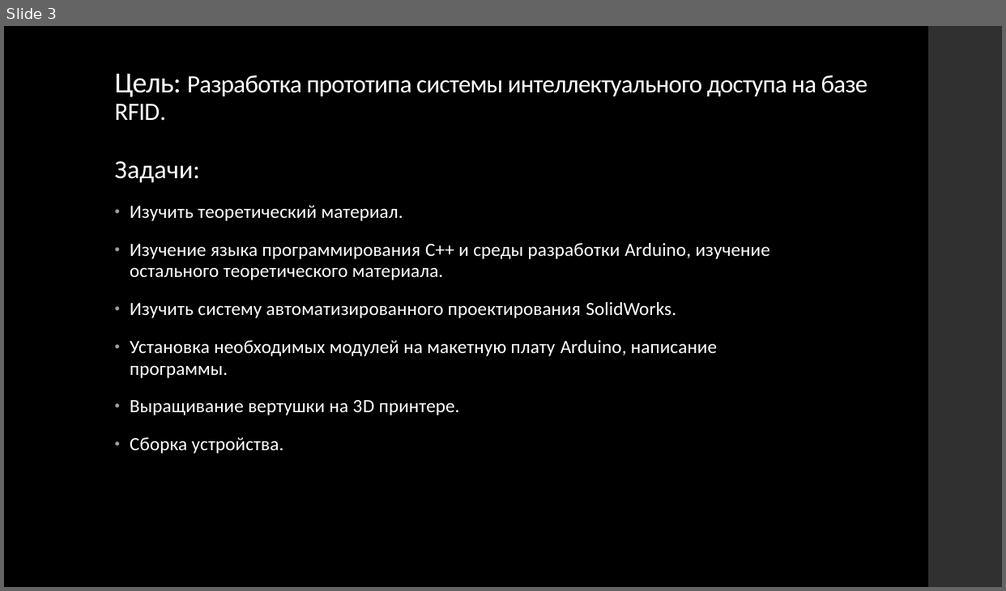
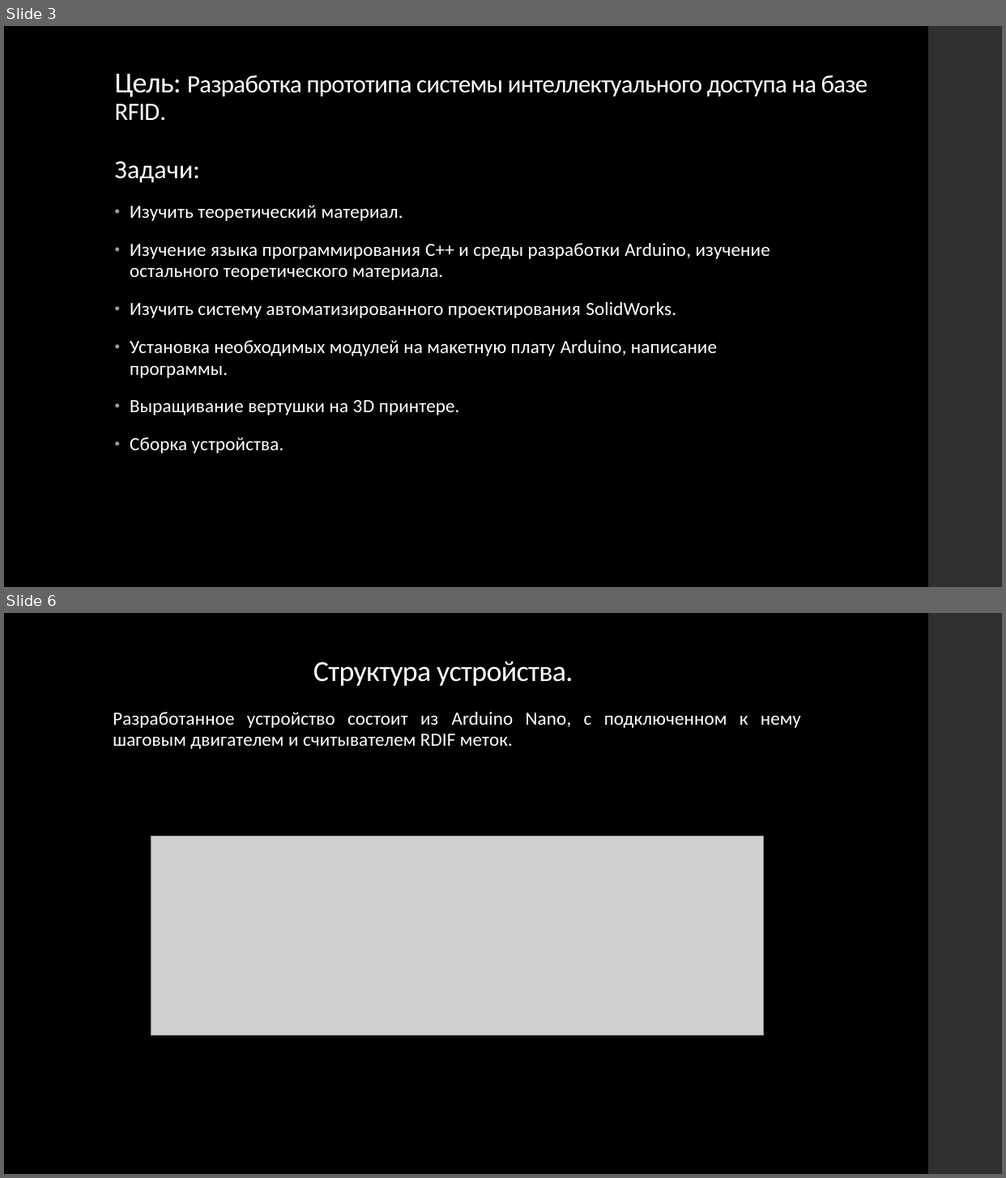
Before and after one commit to kmspofizre/school_project, a slide deck: Презентация ИСД.pptx. Shown one above the other, each under a label of ours: slide 3 before the commit, slides 3 and 6 after it; the slides between them are not shown. The pictures are 1006x591 and 1006x1178 pixels, drawn with LibreOffice and Linux fonts; fonts in the diff are those of the drawing; grey boxes stand for pictures. Boxes give left, top, right and bottom in pixels: in the first picture for what was removed or moved away, otherwise in the second. Text is boxed around its words. In the diff, an @@ line names an element or a change of style, - is before the commit and + after.

```diff
--- a/Презентация ИСД.pptx
+++ b/Презентация ИСД.pptx
@@ slide 6 added at (x1=4, y1=613, x2=1002, y2=1174), background #000000; not listed: 1 template element that a slide beside it also shows @@
@@ title added at (x1=313, y1=661, x2=573, y2=686), 28 pt, text #FFFFFF @@
+Структура устройства.
@@ text added at (x1=113, y1=712, x2=801, y2=749), 18 pt, text #FFFFFF @@
+Разработанное устройство состоит из Arduino Nano, с подключенном к нему шаговым двигателем и считывателем RDIF меток.
@@ picture added at (x1=151, y1=836, x2=763, y2=1036) @@
```
Also in this commit, not shown: 1 slide changed, 5 other slides added, 1 slide removed, 1 other file.
